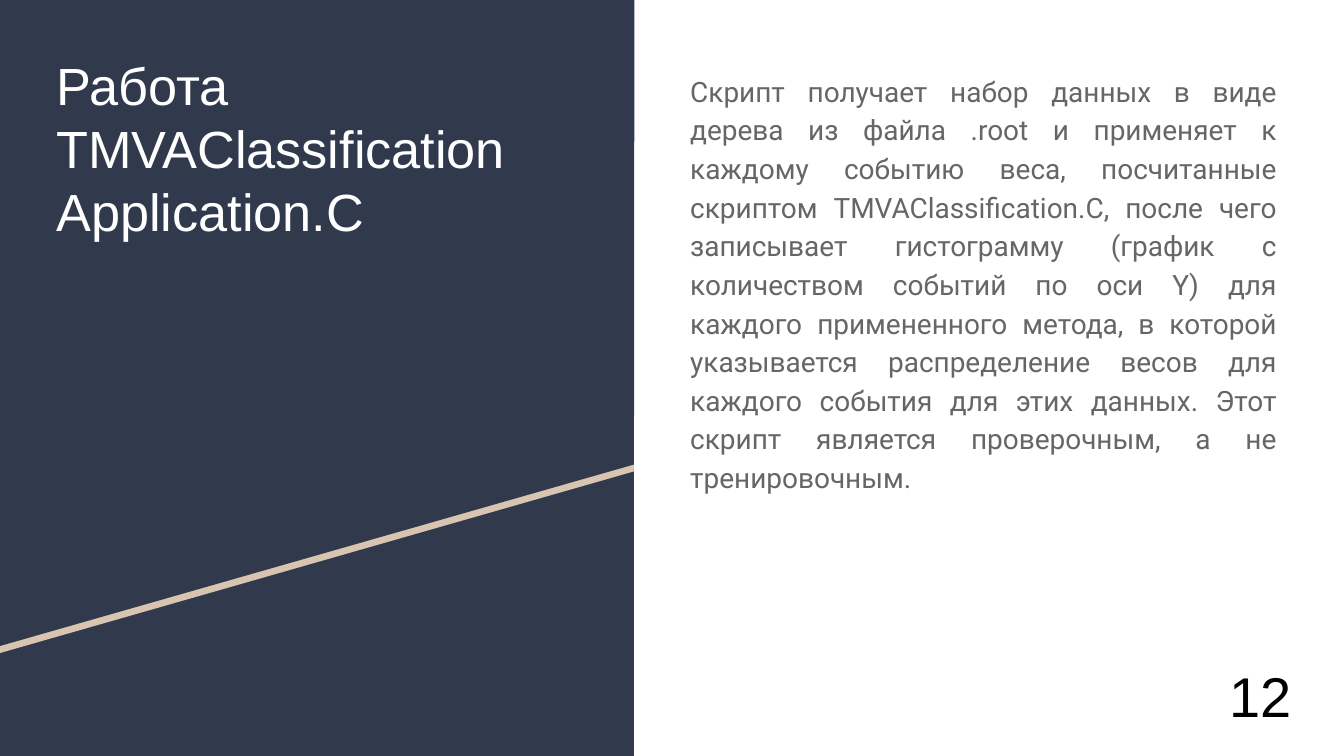
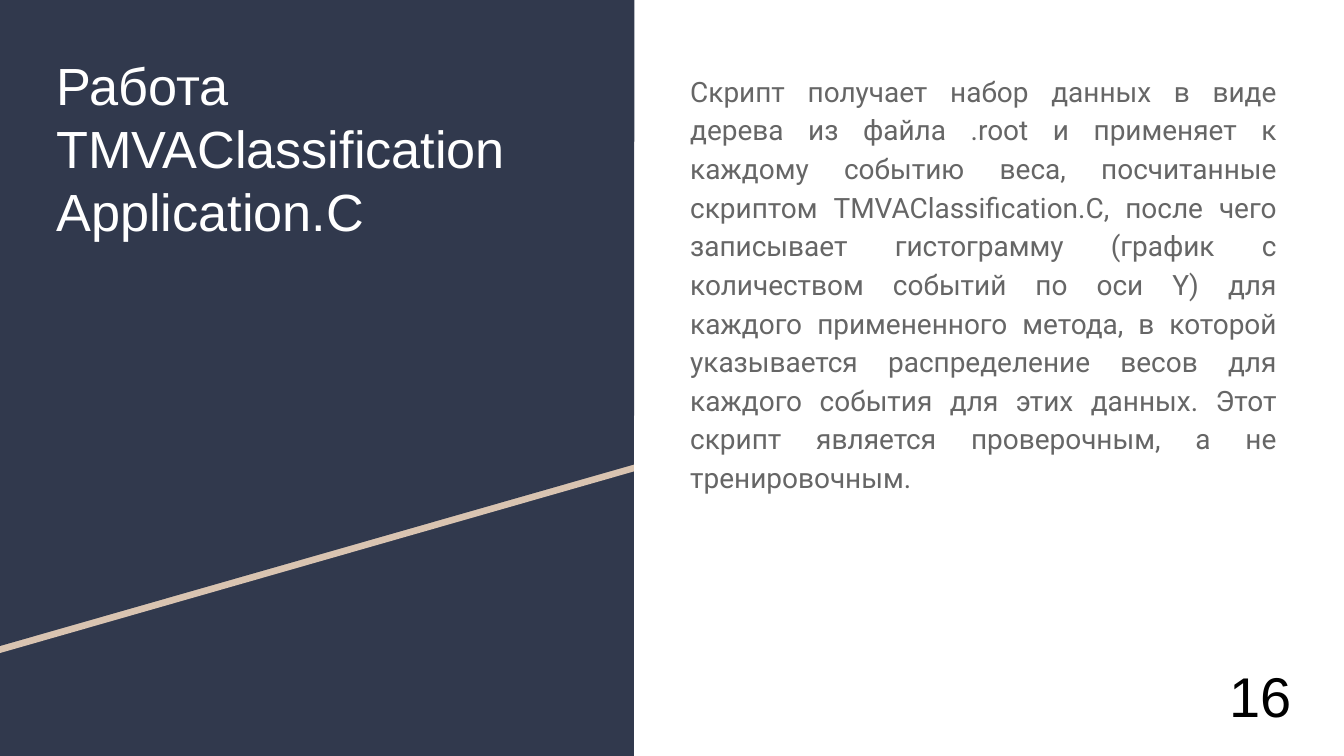
Before and after one commit to AlexanderUzunyan/TestProject, a slide deck: slide 17 of neuro/doc/TMVA.odp (slide 15 before the commit). Drawn at 1344x756 pixels with LibreOffice and Linux fonts; fonts in the diff are those of the drawing. Boxes give left, top, right and bottom in pixels: in the first picture for what was removed or moved away, otherwise in the second. Text is boxed around its words. In the diff, an @@ line names an element or a change of style, - is before the commit and + after.

```diff
--- a/neuro/doc/TMVA.odp
+++ b/neuro/doc/TMVA.odp
@@ title at (x1=1230, y1=678, x2=1292, y2=718): text changed @@
-12
+16
```
Also in this commit, not shown: 10 other slides changed, 3 slides added, 1 slide removed.
